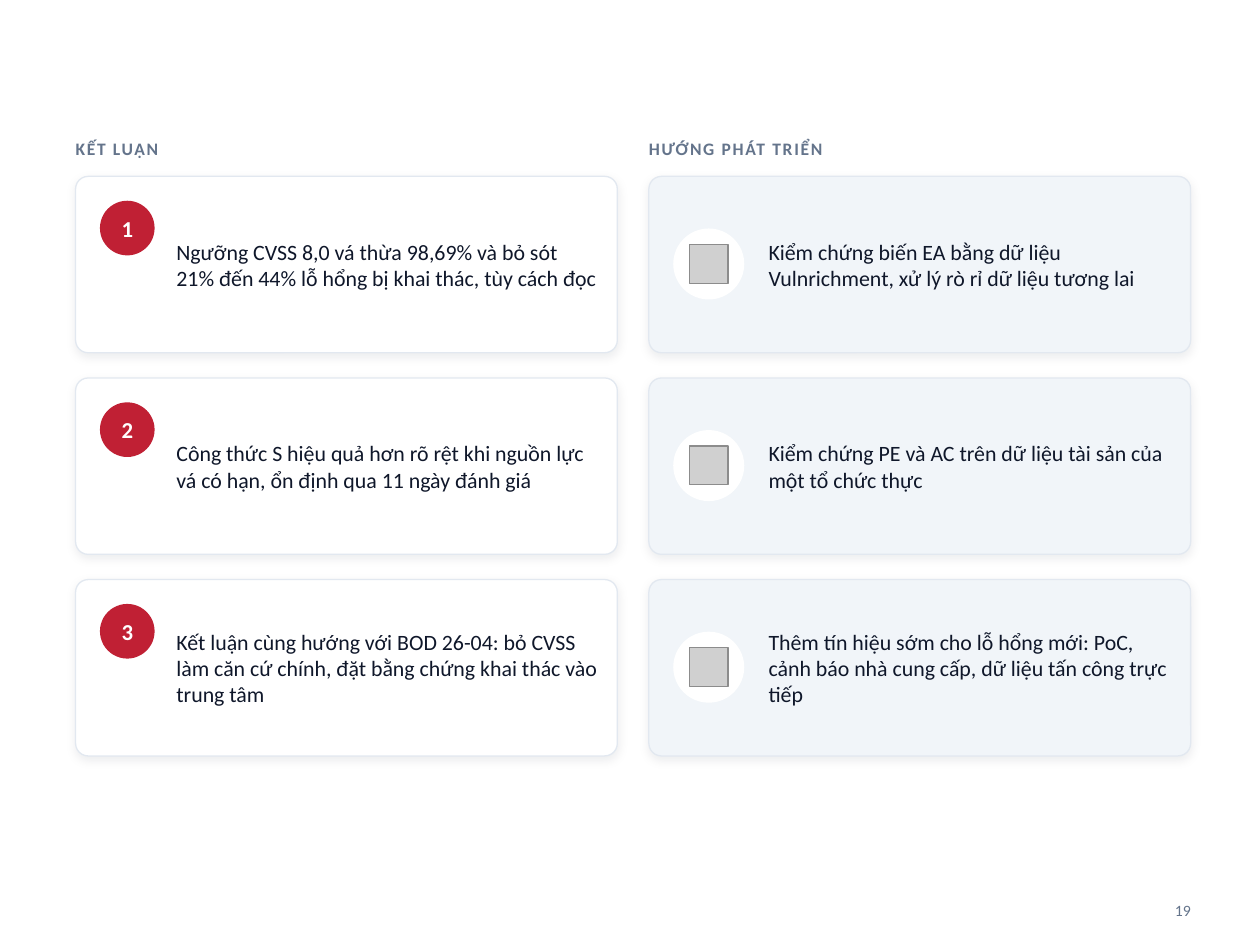
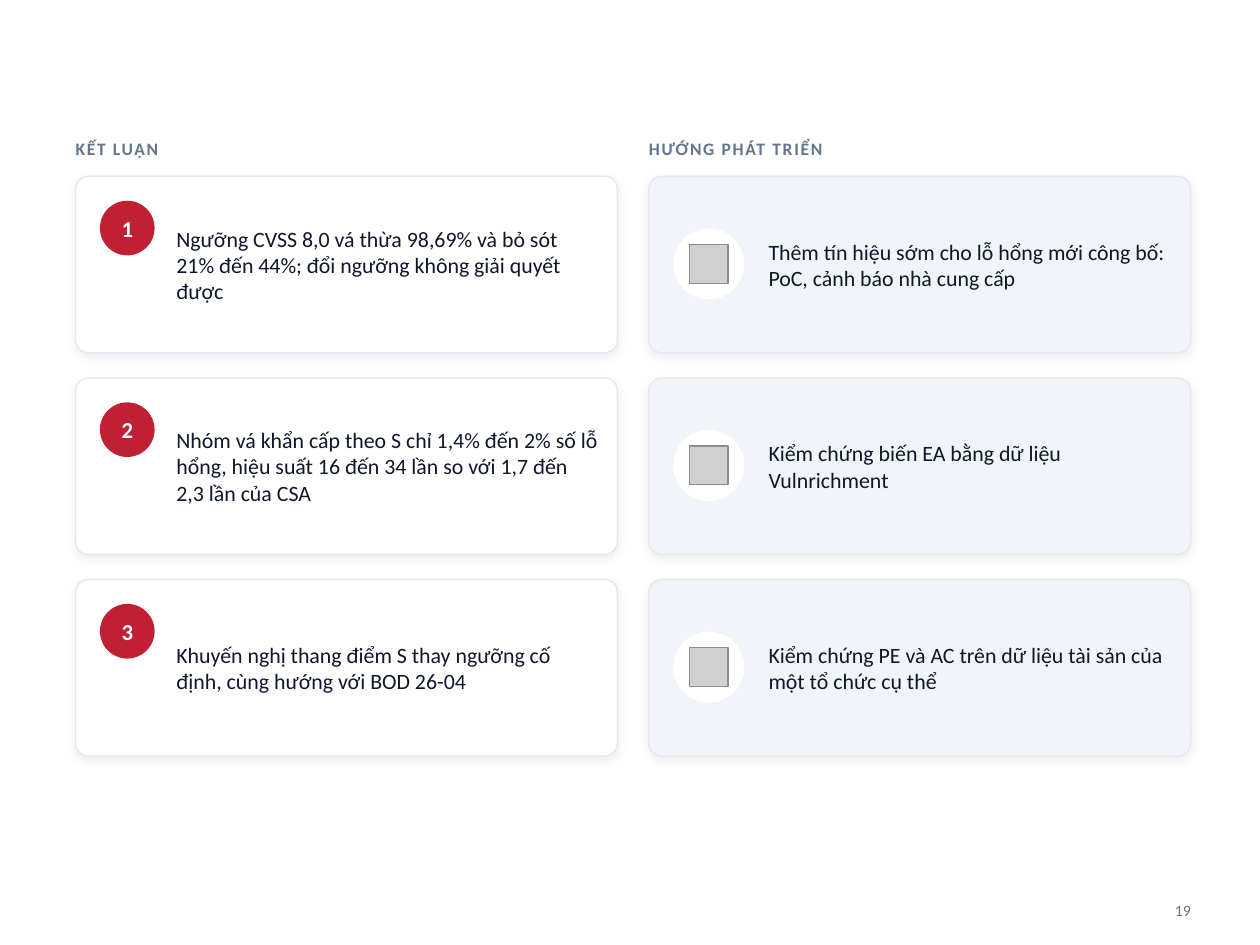
Before and after one commit to vuongtranminh/Cybersecurity-Policy-and-Governance, a slide deck: slide 19 of Slide/Slide_Nhom14.pptx. Drawn at 1260x945 pixels with LibreOffice and Linux fonts; fonts in the diff are those of the drawing; grey boxes stand for pictures; background and template pictures are left out. Boxes give left, top, right and bottom in pixels: in the first picture for what was removed or moved away, otherwise in the second. Text is boxed around its words. In the diff, an @@ line names an element or a change of style, - is before the commit and + after.

```diff
--- a/Slide/Slide_Nhom14.pptx
+++ b/Slide/Slide_Nhom14.pptx
@@ text at bbox=[176, 231, 561, 303]: text changed @@
-Ngưỡng CVSS 8,0 vá thừa 98,69% và bỏ sót 21% đến 44% lỗ hổng bị khai thác, tùy cách đọc
+Ngưỡng CVSS 8,0 vá thừa 98,69% và bỏ sót 21% đến 44%; đổi ngưỡng không giải quyết được
@@ text at bbox=[769, 242, 1164, 290]: text changed @@
-Kiểm chứng biến EA bằng dữ liệu Vulnrichment, xử lý rò rỉ dữ liệu tương lai
+Thêm tín hiệu sớm cho lỗ hổng mới công bố: PoC, cảnh báo nhà cung cấp
@@ text at bbox=[176, 430, 598, 504]: text changed @@
-Công thức S hiệu quả hơn rõ rệt khi nguồn lực vá có hạn, ổn định qua 11 ngày đánh giá
+Nhóm vá khẩn cấp theo S chỉ 1,4% đến 2% số lỗ hổng, hiệu suất 16 đến 34 lần so với 1,7 đến 2,3 lần của CSA
@@ text at bbox=[769, 443, 1061, 488]: text changed @@
-Kiểm chứng PE và AC trên dữ liệu tài sản của một tổ chức thực
+Kiểm chứng biến EA bằng dữ liệu Vulnrichment
@@ text at bbox=[176, 646, 551, 693]: text changed @@
-Kết luận cùng hướng với BOD 26-04: bỏ CVSS làm căn cứ chính, đặt bằng chứng khai thác vào trung tâm
+Khuyến nghị thang điểm S thay ngưỡng cố định, cùng hướng với BOD 26-04
@@ text at bbox=[769, 646, 1162, 693]: text changed @@
-Thêm tín hiệu sớm cho lỗ hổng mới: PoC, cảnh báo nhà cung cấp, dữ liệu tấn công trực tiếp
+Kiểm chứng PE và AC trên dữ liệu tài sản của một tổ chức cụ thể
```
Also in this commit, not shown: 12 other slides changed, 3 slides added, 3 slides removed, 1 other file.
